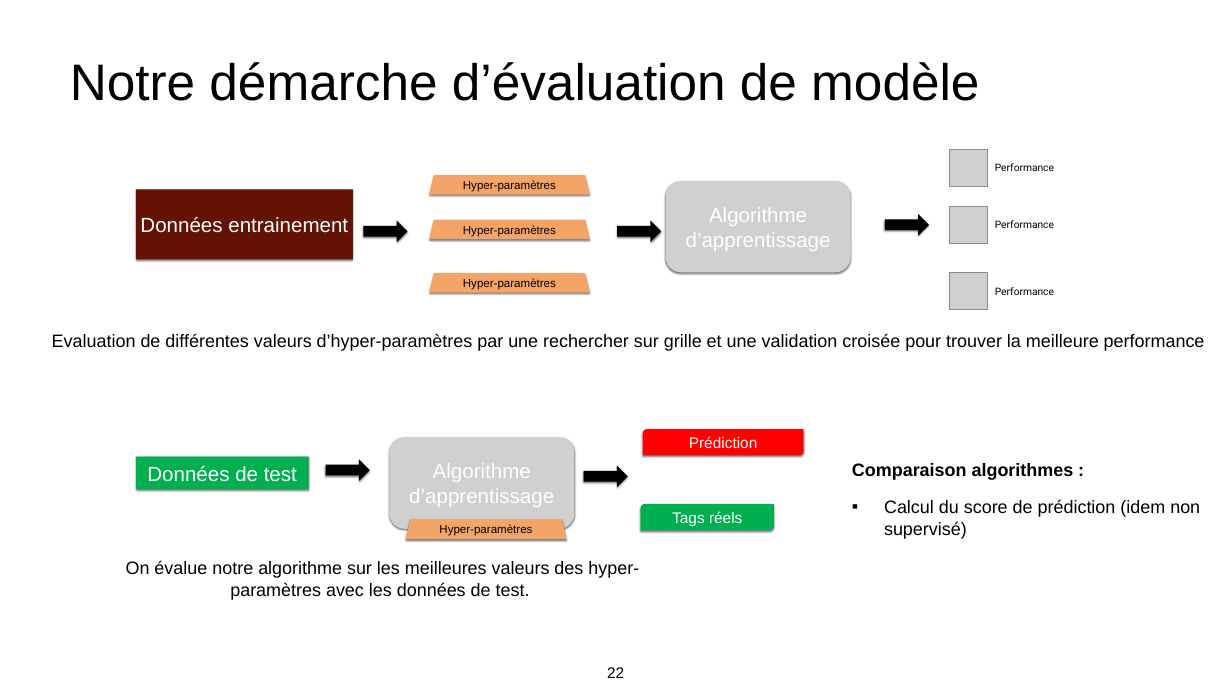
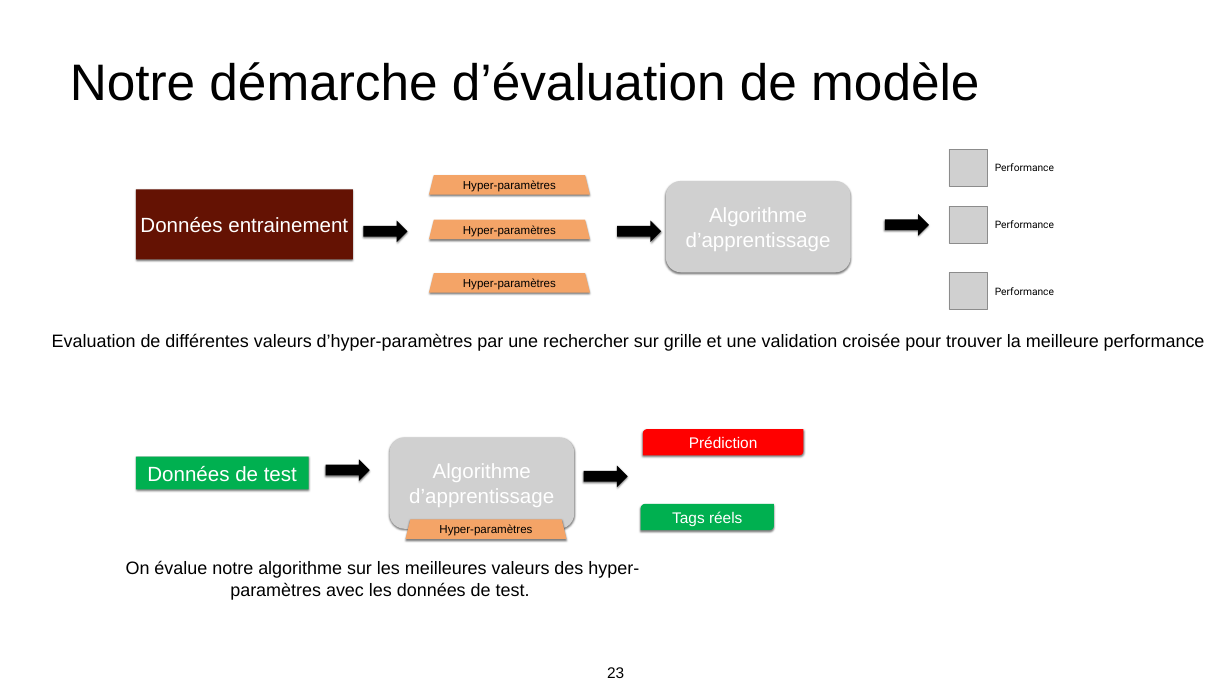
Before and after one commit to makboulhoussen/projet6, a slide deck: slide 23 of rapport/DS-Projet6-AzimM.pptx (slide 22 before the commit). Drawn at 1232x693 pixels with LibreOffice and Linux fonts; fonts in the diff are those of the drawing; grey boxes stand for pictures. Boxes give left, top, right and bottom in pixels: in the first picture for what was removed or moved away, otherwise in the second. Text is boxed around its words. In the diff, an @@ line names an element or a change of style, - is before the commit and + after.

```diff
--- a/rapport/DS-Projet6-AzimM.pptx
+++ b/rapport/DS-Projet6-AzimM.pptx
@@ text removed at (852, 463, 1200, 539) @@
-Comparaison algorithmes :
-▪ Calcul du score de prédiction (idem non supervisé)
@@ page number at (607, 667, 624, 678): text changed @@
-22
+23
```
Also in this commit, not shown: 5 other slides changed, 1 slide added, 1 other file.
